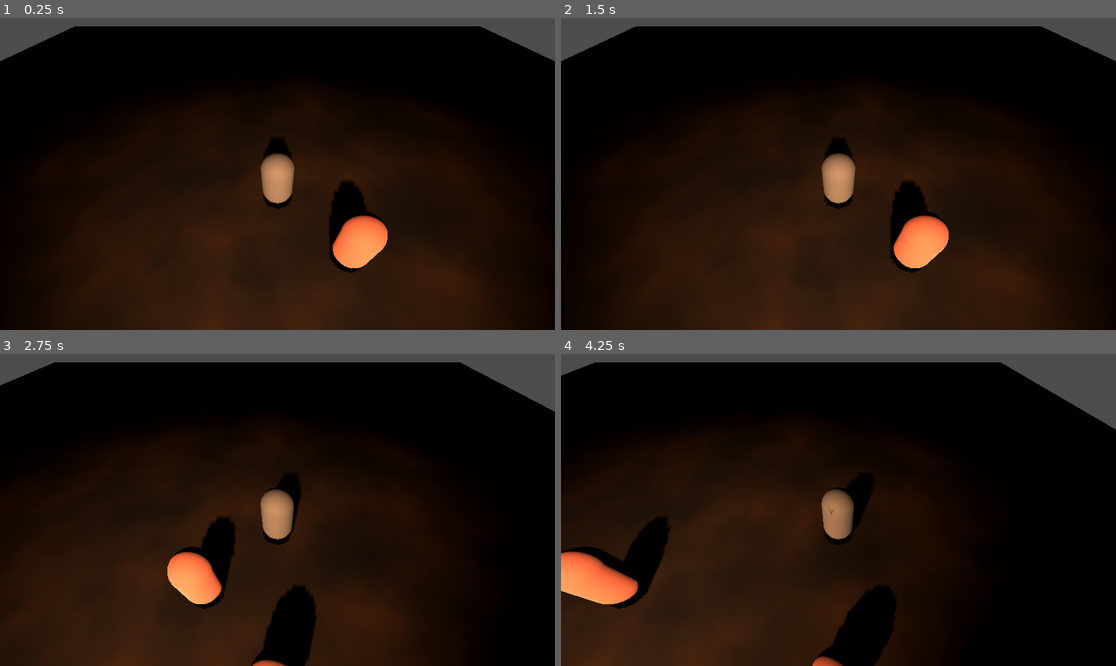
Above: before the commit, frames 1-4 (two rows, left to right).
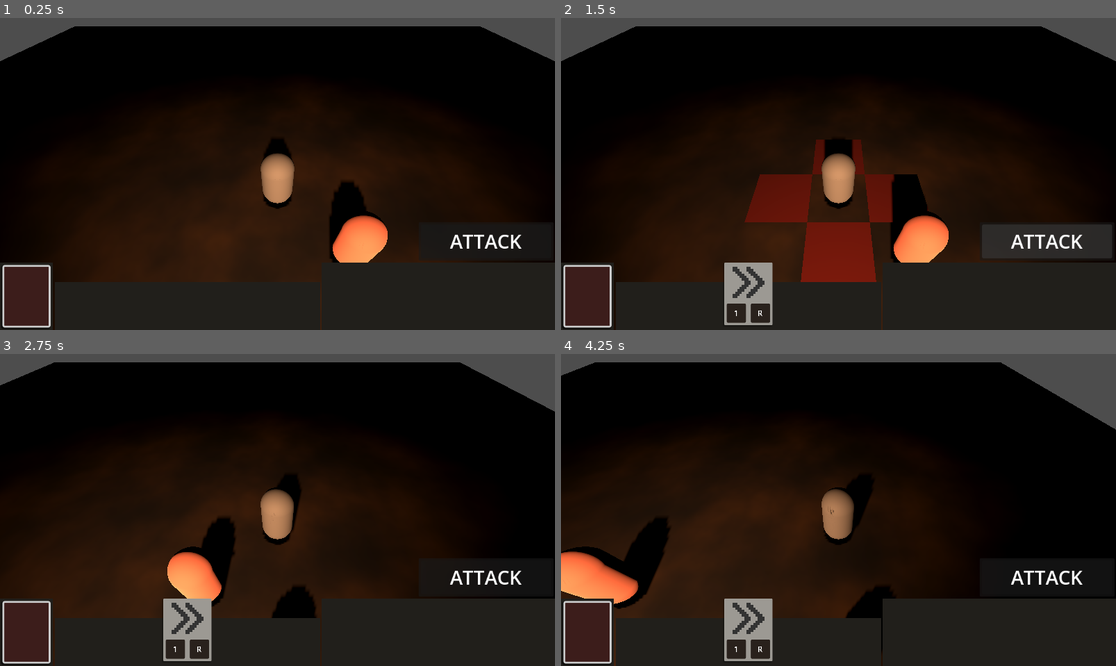
Above: after the commit, the same moments.

Repository: horsewaffle/game-off-2026
Game: Godot game, scene res://scenes/game_space.tscn
The game is run twice, just before and just after one commit, with the same random seed, the same clock (stepped at 60 frames per second) and the same inputs.
Inputs (mouse positions are in pixels of both pictures, inside the frame that each line leads up to):
- Up to frame 1 (0.25 s): no input
- Up to frame 2 (1.5 s): click (588, 295) at 0.52 s; click (1049, 242) at 1.25 s, where only the run after the commit has a clickable "ATTACK"
- Up to frame 3 (2.75 s): tap Enter at 2 s; move the mouse to (399, 494) at 2.02 s; hold D (MOVE_RIGHT) from 2.03 s (still down); click (399, 494) at 2.17 s
- Up to frame 4 (4.25 s): move the mouse to (727, 525) at 2.77 s; release D (MOVE_RIGHT) at 2.78 s; hold S (MOVE_DOWN) 2.78-3.53 s; tap Space at 3.5 s; move the mouse to (894, 441) at 3.52 s; hold D (MOVE_RIGHT) from 3.53 s (still down)

The runs differ from the first frame. In frame 1, 6.7% of the frame differs, in the area x 0-100%, y 69-100%; in frame 2, 15%, in the area x 0-100%, y 38-100%; in frame 3, 11%; in frame 4, 14%.

Commit message:
Link UI attack button to Player turn

Diff:
--- a/scenes/ui/attack_button.gd
+++ b/scenes/ui/attack_button.gd
@@ -1,3 +1,4 @@
+class_name AttackButton
 extends Button
 
 const tile_highlight = preload("res://scenes/ui/tile_highlight.tscn")
@@ -10,37 +11,37 @@
 @onready
 var player: PlayerController
 
+signal attack_button_pressed
+
+# TODO: Better way to propagate this than just passing it up?
+signal ui_attack_prepared(target_pos: Vector2i)
+
 var active_elements: Array
 
-# Called when the node enters the scene tree for the first time.
-func _ready() -> void:
-	player = game_root.find_child("PlayerCharacter")
+func _pressed() -> void:
+	destroy_active_elements()
+	attack_button_pressed.emit()
 
-	player.player_turn_taken.connect(_on_player_turn_taken)
+func spawn_adjacent_tile_highlights(root_pos: Vector2i):
+	for offset in [Vector2i(1,0), Vector2i(0,1), Vector2i(-1,0), Vector2i(0,-1)]:
+			var test_asset = tile_highlight.instantiate()
 
+			test_asset.position = Vector3(root_pos.x, 0.02, root_pos.y)
+			test_asset.position.x += offset.x
+			test_asset.position.y = 0.02
+			test_asset.position.z += offset.y
 
-func _pressed() -> void:
-
-	destroy_active_elements()
-	for offset in [Vector2i(1,0), Vector2i(0,1), Vector2i(-1,0), Vector2i(0,-1)]:
-		var test_asset = tile_highlight.instantiate()
-
-		test_asset.position = player.position
-		test_asset.position.x += offset.x
-		test_asset.position.y = 0.02
-		test_asset.position.z += offset.y
-
-		ui_root.add_child(test_asset)
-		test_asset.element_activated.connect(_on_highlighted_tile_clicked)
-		active_elements.append(test_asset)
+			ui_root.add_child(test_asset)
+			test_asset.element_activated.connect(_on_highlighted_tile_clicked)
+			active_elements.append(test_asset)
 
 # Reset UI elements if the player takes a turn
-func _on_player_turn_taken():
+func on_player_turn_taken():
 	destroy_active_elements()
 
 func _on_highlighted_tile_clicked(tile_pos: Vector2i):
-	# TODO: Wrap fight logic in function rather than hardcoded in movement
-	print("Attacking tile at ", tile_pos.x, ":", tile_pos.y)
+
+	ui_attack_prepared.emit(tile_pos)
 	destroy_active_elements()
 
 func destroy_active_elements():
--- a/scenes/ui/world_ui.tscn
+++ b/scenes/ui/world_ui.tscn
@@ -1,6 +1,7 @@
 [gd_scene format=3 uid="uid://cqq23kba0bdcu"]
 
 [ext_resource type="Theme" uid="uid://qetr0rmci5ml" path="res://assets/ui_theme.tres" id="1_7t1tj"]
+[ext_resource type="Script" uid="uid://ewwieqtk7vc" path="res://scripts/ui/world_ui.gd" id="1_e2pnc"]
 [ext_resource type="Script" uid="uid://cxd3atsrgn42s" path="res://scripts/ui/deck_button.gd" id="1_g60h1"]
 [ext_resource type="Script" uid="uid://b3iq5yxwt6kqh" path="res://scenes/ui/hand_controller.gd" id="3_t4vqi"]
 [ext_resource type="Script" uid="uid://uymkh3s6wh2n" path="res://scenes/ui/attack_button.gd" id="4_utqgd"]
@@ -56,6 +57,7 @@
 grow_vertical = 2
 mouse_filter = 2
 mouse_behavior_recursive = 1
+script = ExtResource("1_e2pnc")
 metadata/_edit_horizontal_guides_ = [0.0, 580.0]
 metadata/_edit_vertical_guides_ = [1153.0, 60.0]
 
@@ -123,7 +125,7 @@
 size_flags_horizontal = 3
 size_flags_vertical = 8
 
-[node name="Panel" type="Panel" parent="." unique_id=1065275575]
+[node name="AttackButtonPanel" type="Panel" parent="." unique_id=1065275575]
 layout_mode = 1
 anchors_preset = 3
 anchor_left = 1.0
@@ -137,7 +139,7 @@
 grow_horizontal = 0
 grow_vertical = 0
 
-[node name="Button" type="Button" parent="Panel" unique_id=619115391]
+[node name="AttackButton" type="Button" parent="AttackButtonPanel" unique_id=619115391]
 custom_maximum_size = Vector2(270, 70)
 layout_mode = 1
 anchors_preset = 8
@@ -154,7 +156,7 @@
 mouse_behavior_recursive = 2
 script = ExtResource("4_utqgd")
 
-[node name="Label" type="Label" parent="Panel/Button" unique_id=1781488362]
+[node name="AttackButtonLabel" type="Label" parent="AttackButtonPanel/AttackButton" unique_id=1781488362]
 layout_mode = 1
 anchors_preset = 15
 anchor_right = 1.0
--- a/scripts/orchestrator.gd
+++ b/scripts/orchestrator.gd
@@ -35,6 +35,7 @@
 
 const enemy_scene = preload("res://scenes/entities/enemy.tscn")
 
+const ui_scene = preload("res://scenes/ui/world_ui.tscn")
 
 # Reference to the current floor the game is on.
 var current_floor: Node3D
@@ -76,17 +77,30 @@
 	player.turn_requested.connect(_on_turn_requested)
 	player.enemy_turn_triggered.connect(_on_enemy_turn_triggered)
 
+# Helper function for listening to UI signals
+func spawn_ui():
+	var ui_instance = ui_scene.instantiate()
+	add_child(ui_instance)
+	ui_instance.init_stats(player)
+	ui_instance.ui_attack_prepared.connect(_on_ui_attack_prepared)
+
 
 # Currently, the Orchestrator spawns in a Floor when added to the scene for testing. Eventually,
 # this should stop being the case - the Orchestrator will be triggered by the game starting
 # from the menu.
 func _ready():
+
 	print_debug("[Orchestrator] Beginning floor instantiation...")
 	instantiate_floor()
 	print_debug("[Orchestrator] Floor instantiation finished.")
+
 	print_debug("[Orchestrator] Spawning in PlayerController...")
 	instantiate_player_controller()
 	print_debug("[Orchestrator] PlayerController instantiation finished.")
+
+	print_debug("[Orchestrator] Spawning UI...")
+	spawn_ui()
+	print_debug("[Orchestrator] UI spawned.")
 
 	print_debug("[Orchestrator] Spawning two test enemies...")
 	instantiate_enemy(Vector2i(1, 1))
@@ -106,6 +120,12 @@
 	# After entities are done taking their turn, pass turn back to player.
 	player.take_turn()
 
+func _on_ui_attack_prepared(target_pos: Vector2i):
+	if target_pos in live_entities.values():
+			var target_ent = live_entities.find_key(target_pos)
+			if (target_ent.fightable != null):
+				player.attack(target_ent)
+				player.end_turn()
 
 
 func _on_turn_requested(entity: Entity, pos: Vector2i, action: String):
--- /dev/null
+++ b/scripts/ui/world_ui.gd
@@ -0,0 +1,32 @@
+extends Control
+
+var player: PlayerController
+var attack_button
+
+# TODO: Better way to propagate this than just passing it up?
+signal ui_attack_prepared(target_pos: Vector2i)
+
+func init_stats(player_ref: PlayerController):
+	player = player_ref
+	player.enemy_turn_triggered.connect(_on_enemy_turn_triggered)
+
+# Called when the node enters the scene tree for the first time.
+func _ready() -> void:
+	attack_button = $AttackButtonPanel/AttackButton
+	attack_button.ui_attack_prepared.connect(_on_ui_attack_prepared)
+	attack_button.attack_button_pressed.connect(_on_attack_button_pressed)
+
+
+func _process(_delta):
+	attack_button.disabled = !player.can_take_action
+
+func _on_ui_attack_prepared(target_pos: Vector2i):
+	ui_attack_prepared.emit(target_pos)
+
+func _on_attack_button_pressed():
+	@warning_ignore("narrowing_conversion")
+	var player_pos_2d = Vector2i(player.position.x, player.position.z)
+	attack_button.spawn_adjacent_tile_highlights(player_pos_2d)
+
+func _on_enemy_turn_triggered():
+	attack_button.on_player_turn_taken()
Not shown, added: scripts/ui/world_ui.gd.uid
